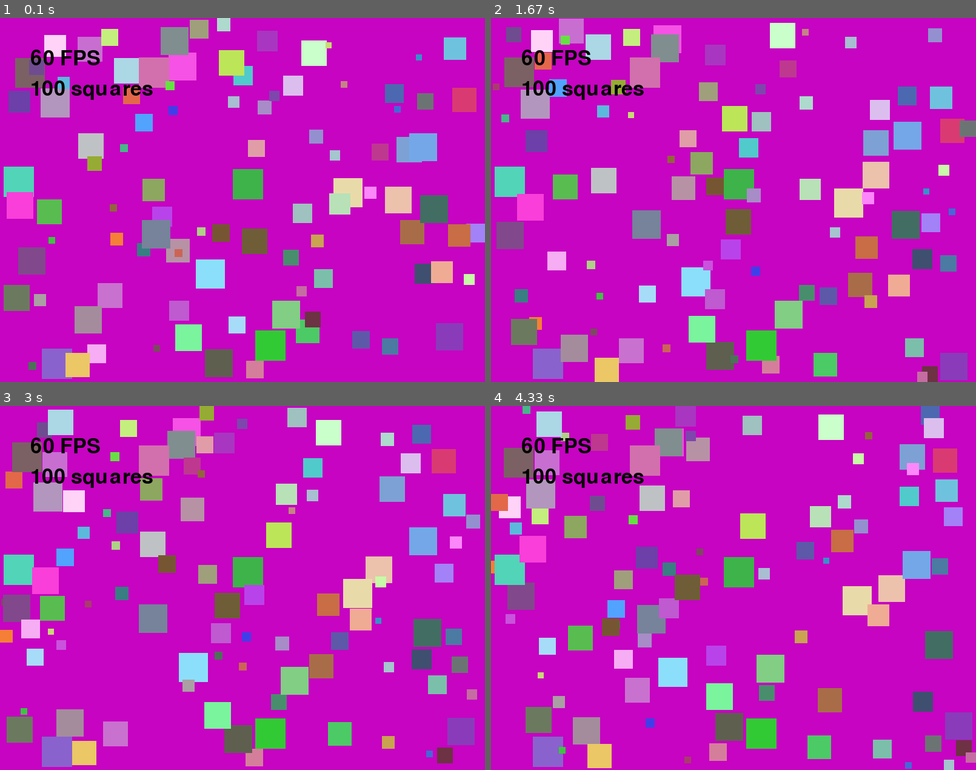
Above: before the commit, frames 1-4 (two rows, left to right).
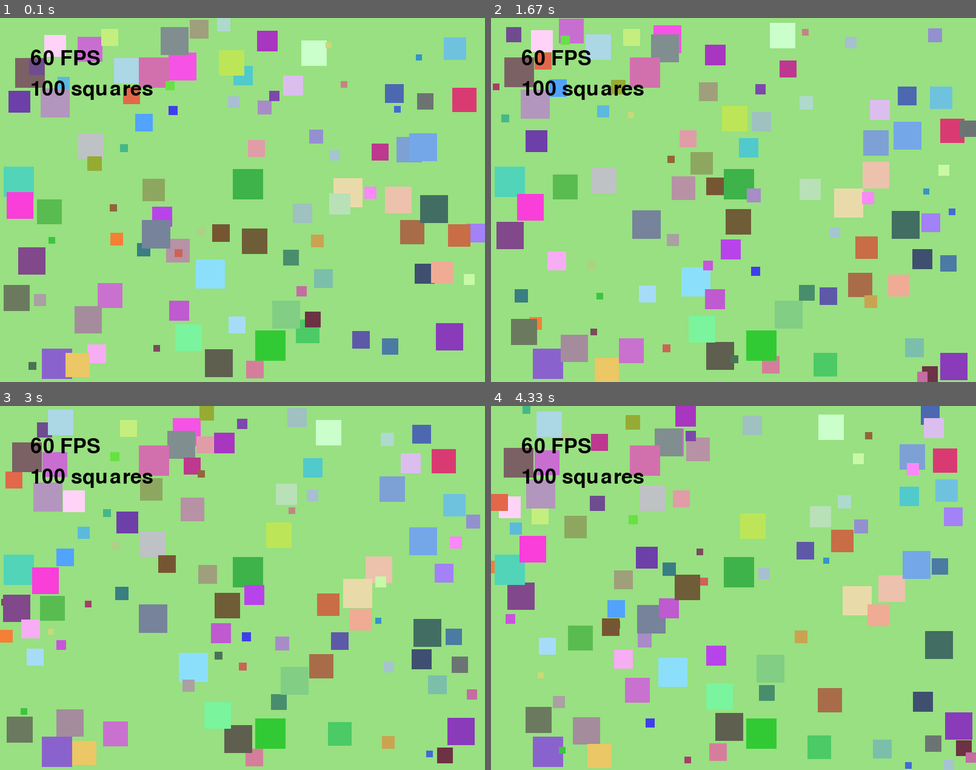
Above: after the commit, the same moments.

Repository: kevinotah/lab8-pygame
Game: pygame game, started from main.py
Same seed, same stepped clock (60 frames per second), same inputs: the game is played once before the commit and once after it.
Inputs:
- Up to frame 1 (0.1 s): no input
- Up to frame 2 (1.67 s): no input
- Up to frame 3 (3 s): no input
- Up to frame 4 (4.33 s): no input

The runs differ from the first frame. In frame 1, 77% of the frame differs, in the area x 0-100%, y 0-100%; in frame 2, 76%; in frame 3, 76%; in frame 4, 77%.

Commit message:
feat: Final clean up before submission

Diff:
--- a/main.py
+++ b/main.py
@@ -21,7 +21,17 @@
 
 WHITE: Tuple[int, int, int] = (255, 255, 255)
 BLACK: Tuple[int, int, int] = (0, 0, 0)
-RANDOM_COLOUR: List[int] = [random.randint(0, 255) for _ in range(3)]
+
+
+def make_random_colour() -> Tuple[int, int, int]:
+    return (
+        random.randint(0, 255),
+        random.randint(0, 255),
+        random.randint(0, 255)
+    )
+
+
+RANDOM_COLOUR: Tuple[int, int, int] = make_random_colour()
 
 
 class Square:
@@ -41,7 +51,7 @@
 
         self.angle: float = random.uniform(0, 2 * math.pi)
 
-        self.direction_timer: float = 0
+        self.direction_timer: float = 0.0
         self.direction_change_interval: float = random.uniform(0.5, 1.5)
 
         size_ratio: float = (self.size - MIN_SIZE) / (MAX_SIZE - MIN_SIZE)
@@ -62,6 +72,8 @@
         vx: float = self.speed * math.cos(self.angle)
         vy: float = self.speed * math.sin(self.angle)
 
+        flee_dx: float
+        flee_dy: float
         flee_dx, flee_dy = self.compute_flee_vector(all_squares)
         vx += flee_dx * 200
         vy += flee_dy * 200
@@ -79,8 +91,8 @@
 
     def compute_flee_vector(self, all_squares: List['Square']) -> Tuple[float, float]:
         """Return a push-away vector from bigger nearby squares."""
-        flee_dx: float = 0
-        flee_dy: float = 0
+        flee_dx: float = 0.0
+        flee_dy: float = 0.0
 
         for other_square in all_squares:
             if other_square is self:
@@ -112,7 +124,7 @@
 
     running: bool = True
     while running:
-        dt: float = clock.tick(FPS) / 1000
+        dt: float = clock.tick(FPS) / 1000.0
 
         for event in pygame.event.get():
             if event.type == pygame.QUIT:
Not shown, changed: README.md
Not shown, changed: JOURNAL.md
